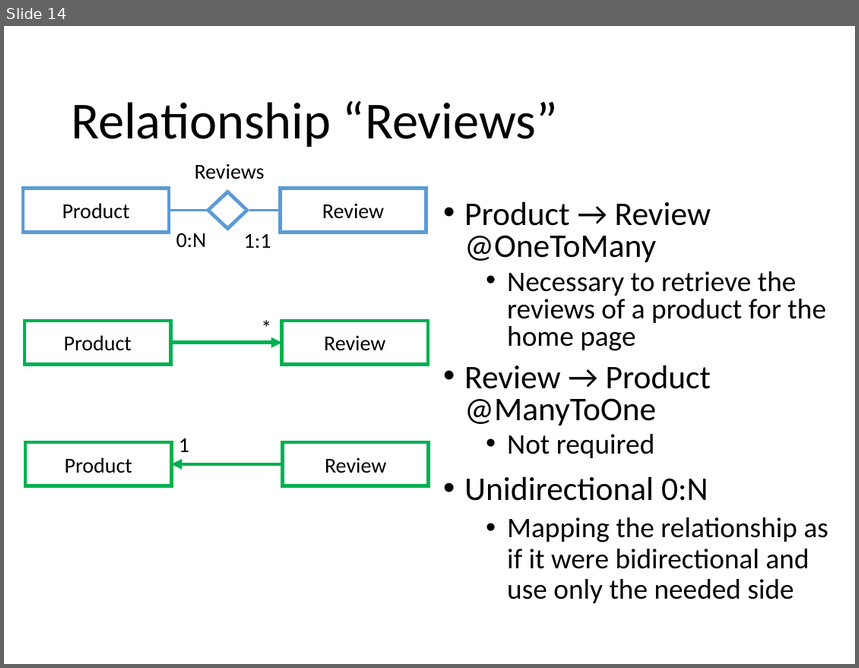
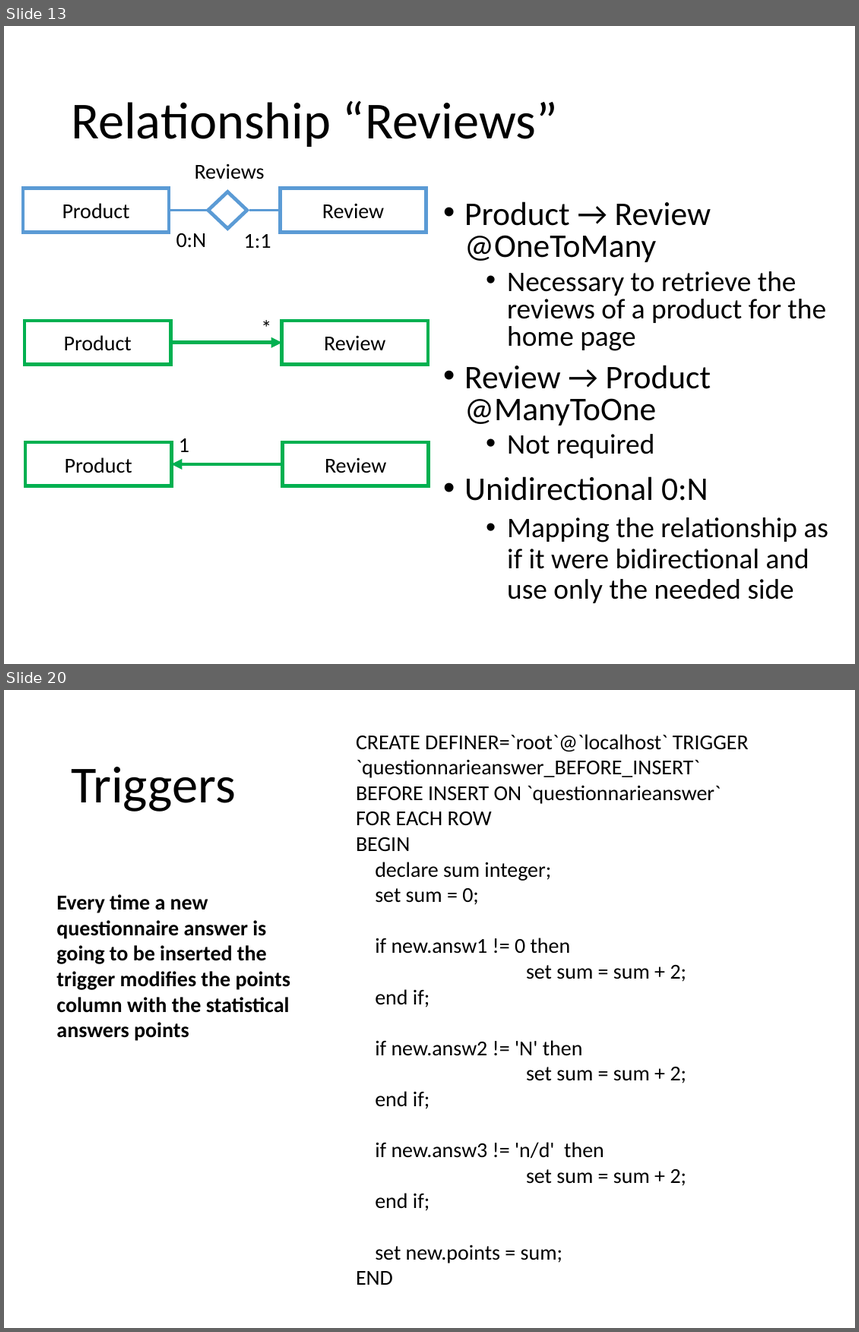
Before and after one commit to riccardo-nannini/Gamified-Marketing-Application, a slide deck: DD.pptx. Shown one above the other, each under a label of ours: slide 14 before the commit, slides 13 and 20 after it; the slides between them are not shown. The pictures are 859x668 and 859x1332 pixels, drawn with LibreOffice and Linux fonts; fonts in the diff are those of the drawing. Boxes give left, top, right and bottom in pixels: in the first picture for what was removed or moved away, otherwise in the second. Text is boxed around its words. In the diff, an @@ line names an element or a change of style, - is before the commit and + after.

```diff
--- a/DD.pptx
+++ b/DD.pptx
@@ slide 20 added at [4,690,855,1328], background #FFFFFF @@
@@ text added at [356,734,749,1285], 18 pt, text #000000 @@
+CREATE DEFINER=`root`@`localhost` TRIGGER `questionnarieanswer_BEFORE_INSERT`
+BEFORE INSERT ON `questionnarieanswer`
+FOR EACH ROW
+BEGIN
+declare sum integer;
+set sum = 0;
+if new.answ1 != 0 then
+set sum = sum + 2;
+end if;
+if new.answ2 != 'N' then
+set sum = sum + 2;
+end if;
+if new.answ3 != 'n/d' then
+set sum = sum + 2;
+end if;
+set new.points = sum;
+END
@@ title added at [71,767,236,812], 44 pt, text #000000 @@
+Triggers
@@ text added at [56,894,291,1041], 18 pt, text #000000, bold @@
+Every time a new questionnaire answer is going to be inserted the trigger modifies the points column with the statistical answers points
@@ what was slide 14 is now slide 13 @@
```
Also in this commit, not shown: 8 slides changed, 3 other slides added, 2 slides removed, 14 other files.
